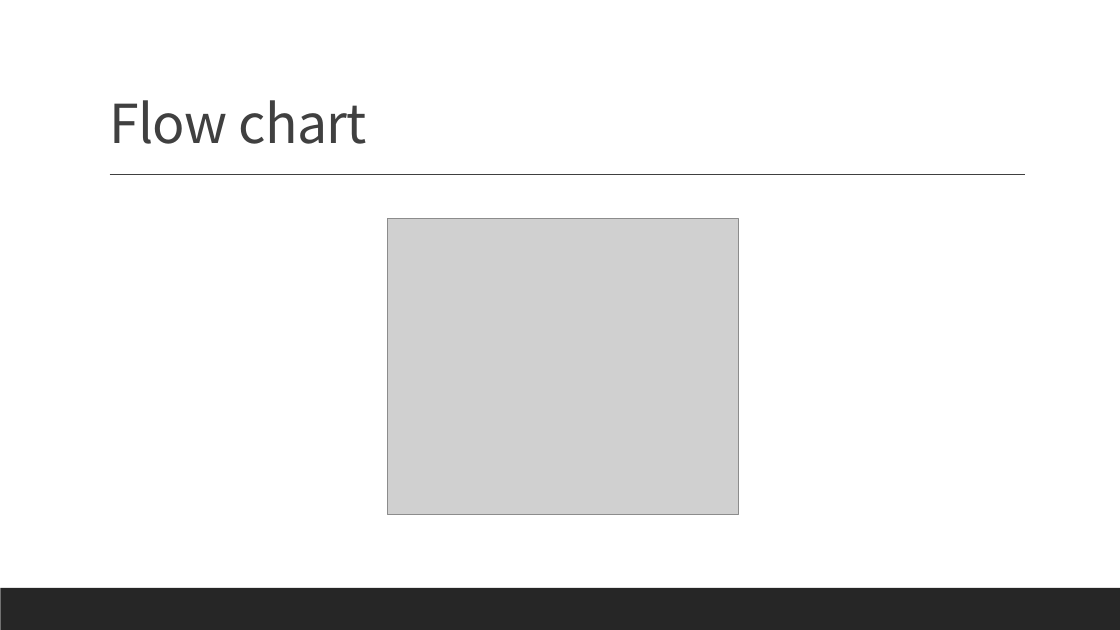
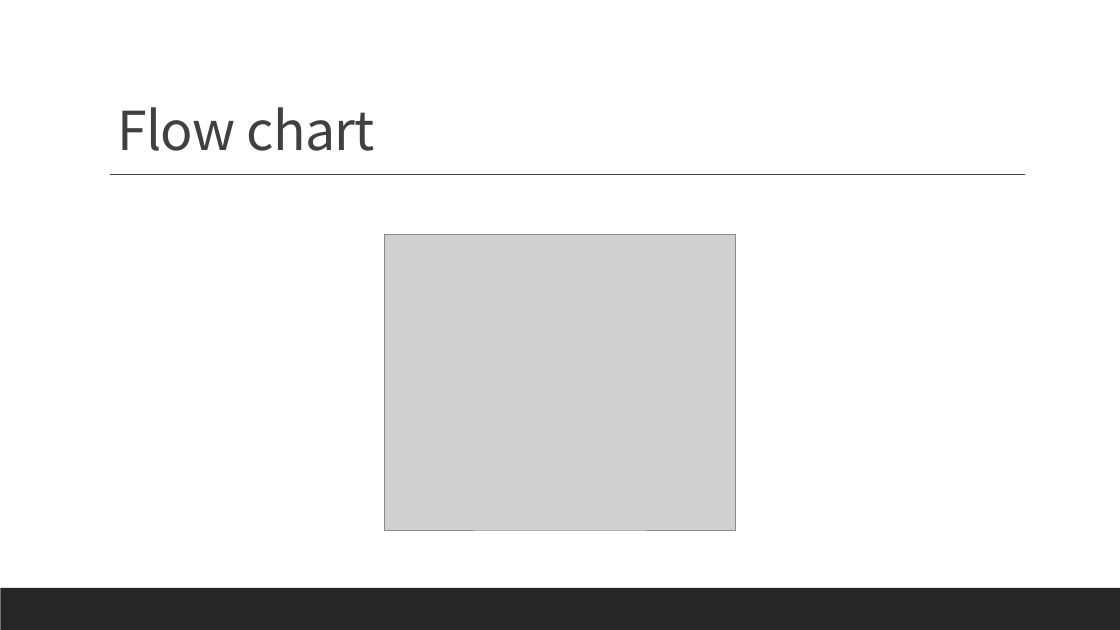
Before and after one commit to wangyucen/Customer-service, a slide deck: slide 4 of Simple Shopping System.pptx (slide 3 before the commit). Drawn at 1120x630 pixels with LibreOffice and Linux fonts; fonts in the diff are those of the drawing; grey boxes stand for pictures. Boxes give left, top, right and bottom in pixels: in the first picture for what was removed or moved away, otherwise in the second. Text is boxed around its words. In the diff, an @@ line names an element or a change of style, - is before the commit and + after.

```diff
--- a/Simple Shopping System.pptx
+++ b/Simple Shopping System.pptx
@@ text "Flow chart": place and size @@
-text "Flow chart" at [109,100,367,144]
+text "Flow chart" at [117,107,375,151]
@@ text "Flow chart" at [117,107,375,151]: vertical alignment bottom to top @@
@@ picture: place and size @@
-picture at [387,218,739,514]
+picture at [385,234,736,530]
```
Also in this commit, not shown: 2 other slides changed, 1 slide added.
